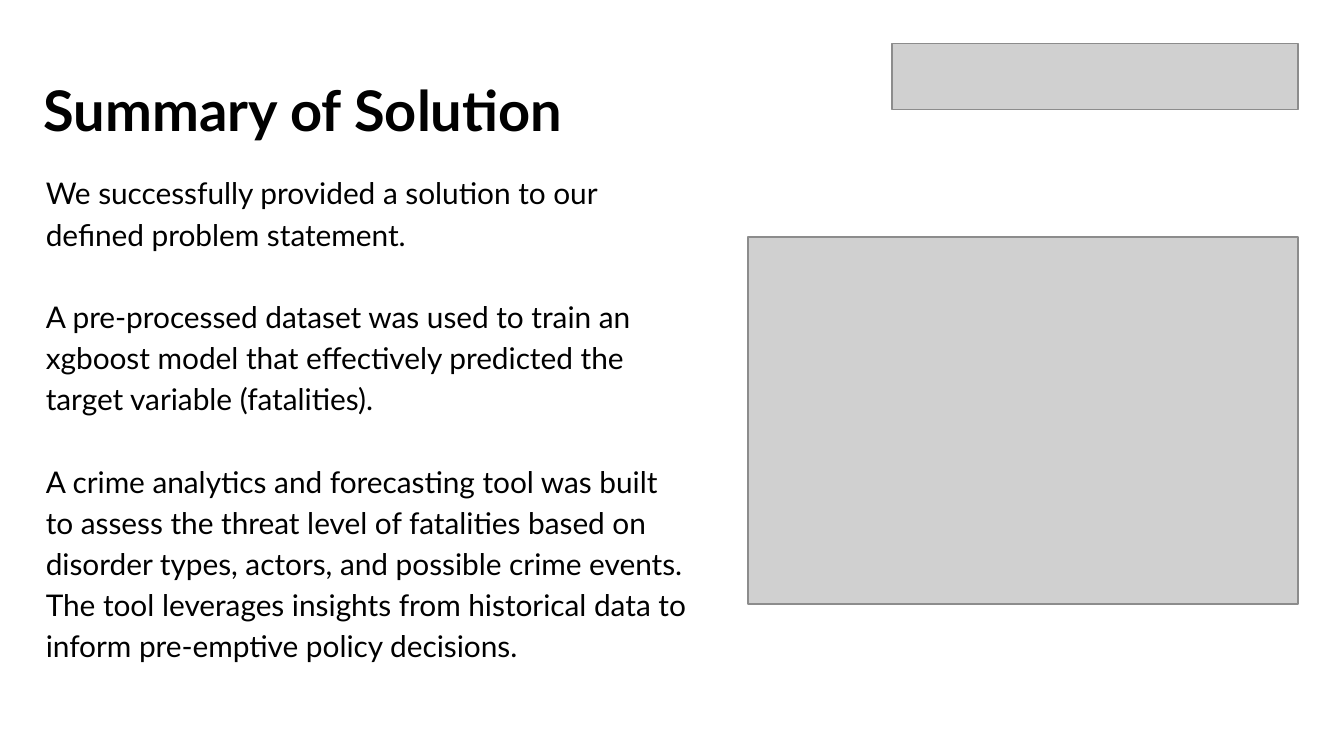
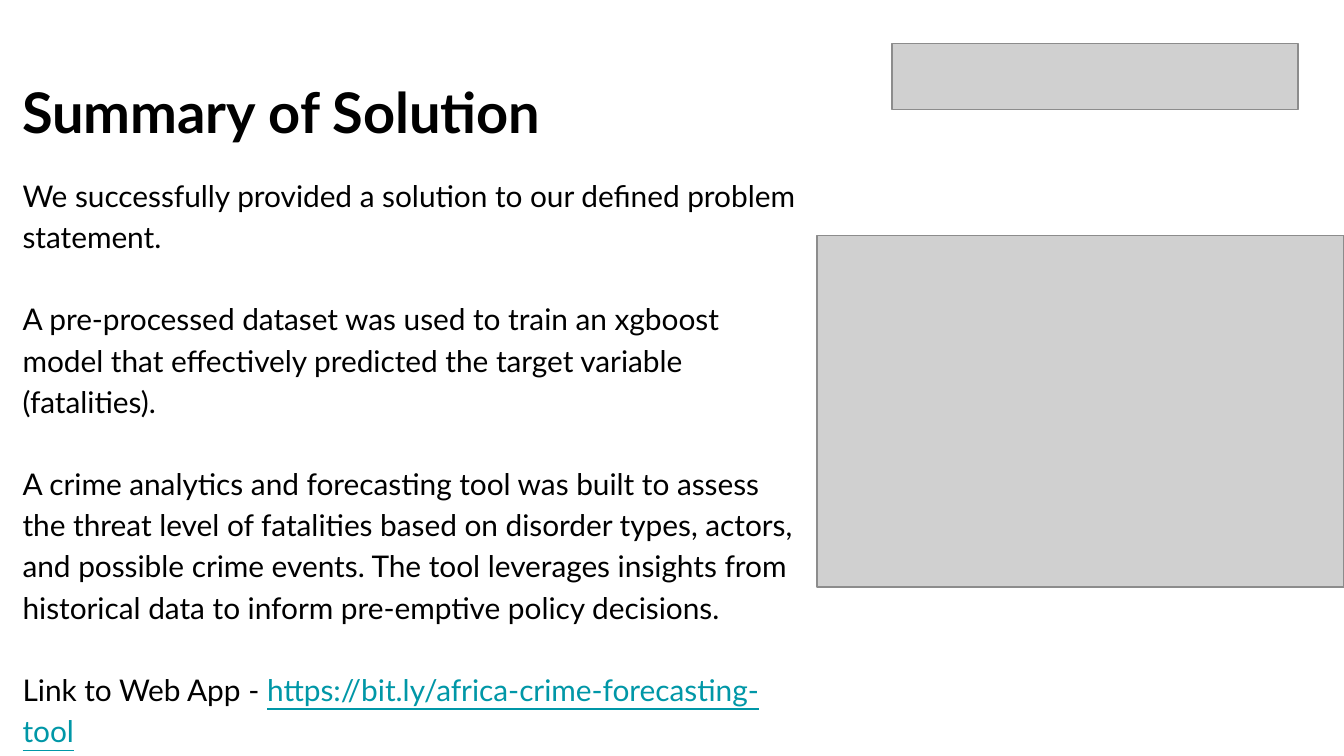
Before and after one commit to Sammybams/HamoyeAI-Team-Theano-Capstone-Project, a slide deck: slide 14 of documentation/Theano Project Presentation Main.pptx. Drawn at 1344x756 pixels with LibreOffice and Linux fonts; fonts in the diff are those of the drawing; grey boxes stand for pictures. Boxes give left, top, right and bottom in pixels: in the first picture for what was removed or moved away, otherwise in the second. Text is boxed around its words. In the diff, an @@ line names an element or a change of style, - is before the commit and + after.

Commit message:
Added link to webapp in slides.

```diff
--- a/documentation/Theano Project Presentation Main.pptx
+++ b/documentation/Theano Project Presentation Main.pptx
@@ title "Summary of Solution": place and size @@
-title "Summary of Solution" at bbox=[44, 89, 562, 141]
+title "Summary of Solution" at bbox=[22, 91, 541, 143]
@@ text "We successfully provided a solution ...": place and size @@
-text "We successfully provided a solution ..." at bbox=[46, 182, 686, 662]
+text "We successfully provided a solution ..." at bbox=[23, 185, 795, 743]
@@ picture: place and size @@
-picture at bbox=[747, 237, 1297, 603]
+picture at bbox=[817, 235, 1344, 587]
@@ text at bbox=[23, 679, 759, 743]: paragraph added @@
+Link to Web App - https://bit.ly/africa-crime-forecasting-tool
```
